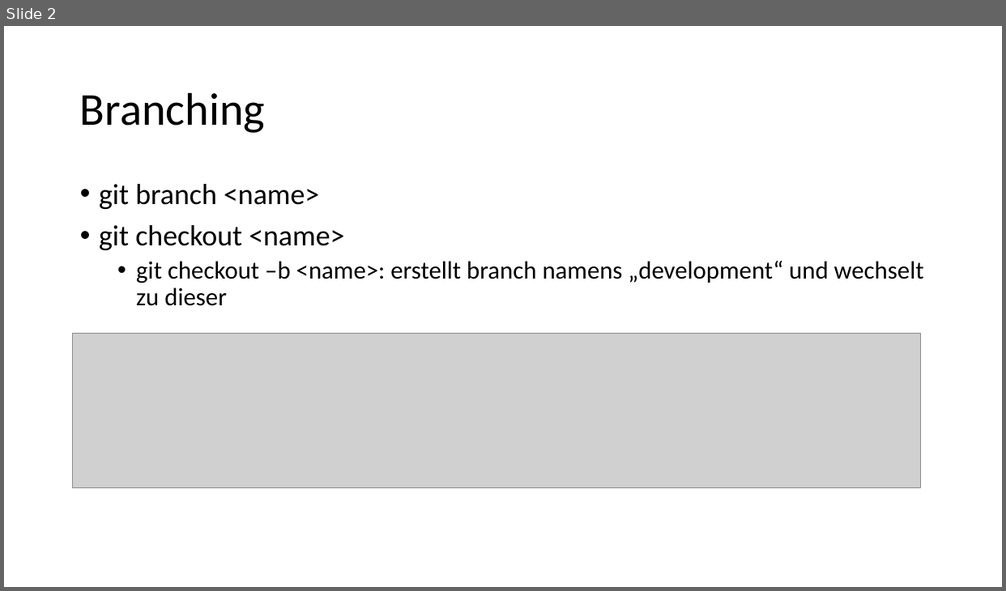
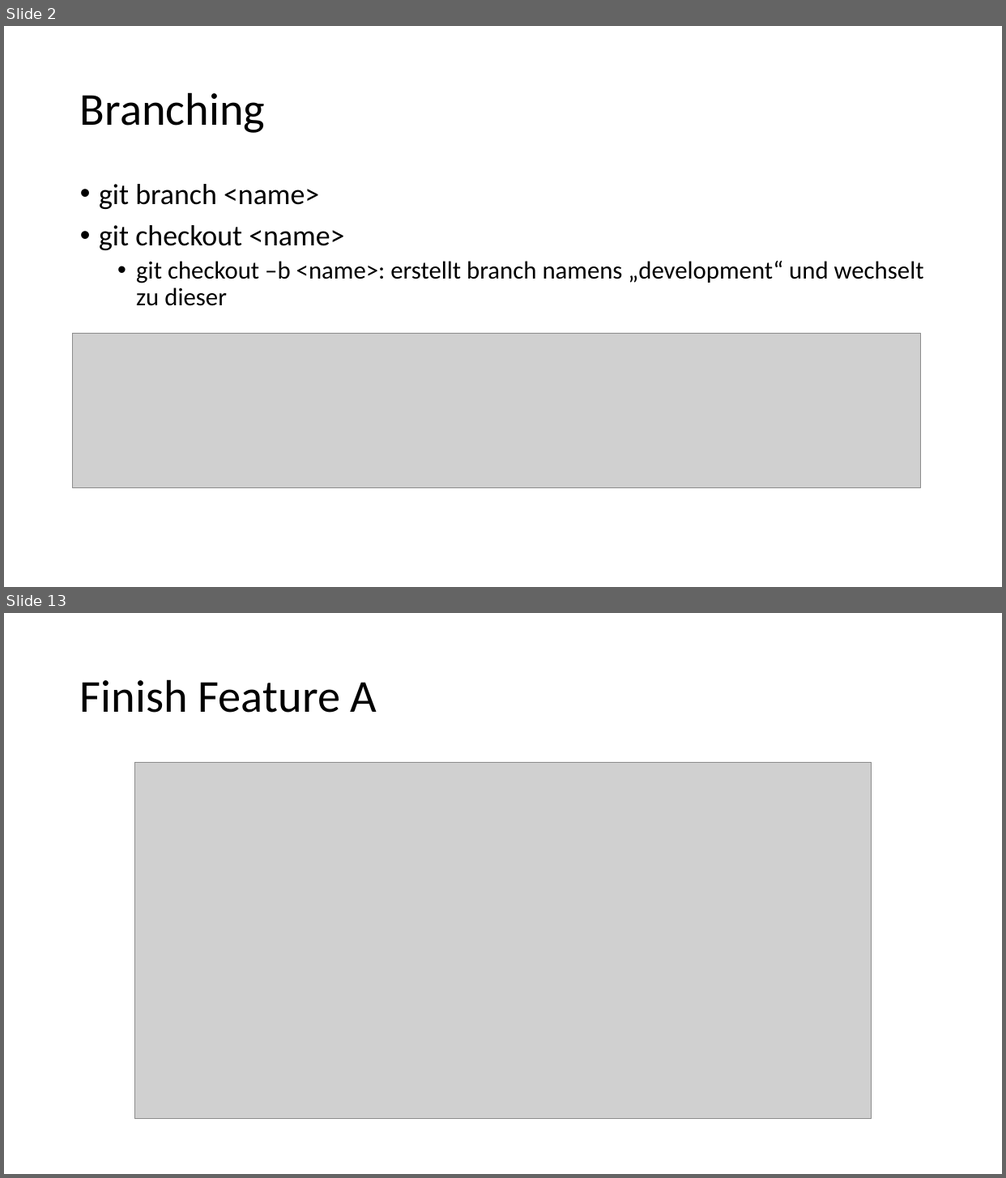
Before and after one commit to if23b066/FHTW, a slide deck: 2. Semester/Konfigurationsmanagement/exercise2/exercise2 config.pptx. Shown one above the other, each under a label of ours: slide 2 before the commit, slides 2 and 13 after it; the slides between them are not shown. The pictures are 1006x591 and 1006x1178 pixels, drawn with LibreOffice and Linux fonts; fonts in the diff are those of the drawing; grey boxes stand for pictures. Boxes give left, top, right and bottom in pixels: in the first picture for what was removed or moved away, otherwise in the second. Text is boxed around its words. In the diff, an @@ line names an element or a change of style, - is before the commit and + after.

```diff
--- a/2. Semester/Konfigurationsmanagement/exercise2/exercise2 config.pptx
+++ b/2. Semester/Konfigurationsmanagement/exercise2/exercise2 config.pptx
@@ slide 13 added at (x1=4, y1=613, x2=1002, y2=1174), background #FFFFFF @@
@@ title added at (x1=80, y1=679, x2=377, y2=713), 44 pt, text #000000 @@
+Finish Feature A
@@ picture added at (x1=135, y1=763, x2=872, y2=1119) @@
```
Also in this commit, not shown: 1 slide changed, 10 other slides added.
